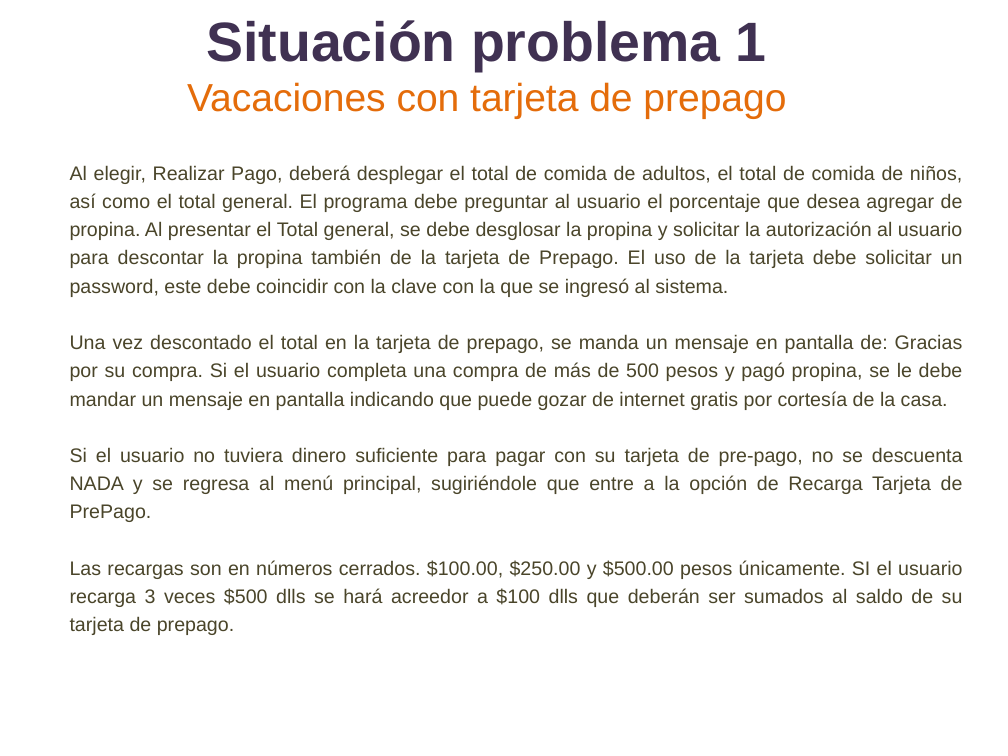
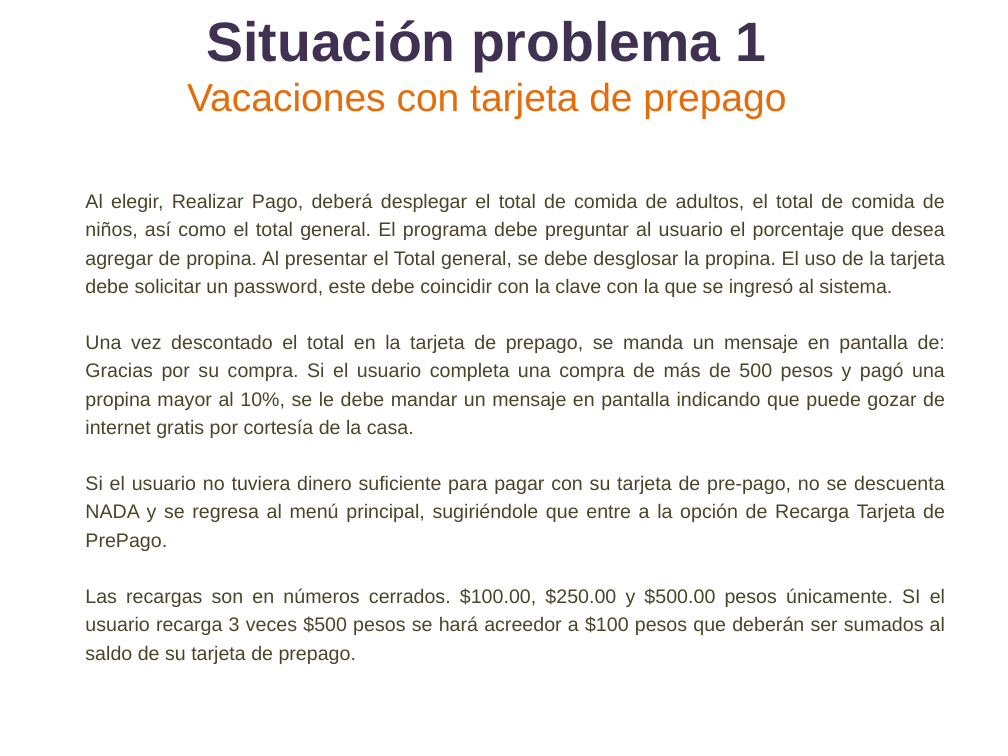
Before and after one commit to lizetheP/PensamientoC, a slide deck: slide 3 of Calendario2019/Presentaciones/Semana2/SITUACION1_F.pptx. Drawn at 1008x756 pixels with LibreOffice and Linux fonts; fonts in the diff are those of the drawing. Boxes give left, top, right and bottom in pixels: in the first picture for what was removed or moved away, otherwise in the second. Text is boxed around its words. In the diff, an @@ line names an element or a change of style, - is before the commit and + after.

```diff
--- a/Calendario2019/Presentaciones/Semana2/SITUACION1_F.pptx
+++ b/Calendario2019/Presentaciones/Semana2/SITUACION1_F.pptx
@@ text "Al elegir, Realizar Pago, deberá ...": place and size @@
-text "Al elegir, Realizar Pago, deberá ..." at (70, 165, 963, 635)
+text "Al elegir, Realizar Pago, deberá ..." at (85, 193, 945, 664)
@@ text at (85, 193, 945, 438): text changed @@
-Al elegir, Realizar Pago, deberá desplegar el total de comida de adultos, el total de comida de niños, así como el total general. El programa debe preguntar al usuario el porcentaje que desea agregar de propina. Al presentar el Total general, se debe desglosar la propina y solicitar la autorización al usuario para descontar la propina también de la tarjeta de Prepago. El uso de la tarjeta debe solicitar un password, este debe coincidir con la clave con la que se ingresó al sistema.
-Una vez descontado el total en la tarjeta de prepago, se manda un mensaje en pantalla de: Gracias por su compra. Si el usuario completa una compra de más de 500 pesos y pagó propina, se le debe mandar un mensaje en pantalla indicando que puede gozar de internet gratis por cortesía de la casa.
+Al elegir, Realizar Pago, deberá desplegar el total de comida de adultos, el total de comida de niños, así como el total general. El programa debe preguntar al usuario el porcentaje que desea agregar de propina. Al presentar el Total general, se debe desglosar la propina. El uso de la tarjeta debe solicitar un password, este debe coincidir con la clave con la que se ingresó al sistema.
+Una vez descontado el total en la tarjeta de prepago, se manda un mensaje en pantalla de: Gracias por su compra. Si el usuario completa una compra de más de 500 pesos y pagó una propina mayor al 10%, se le debe mandar un mensaje en pantalla indicando que puede gozar de internet gratis por cortesía de la casa.
@@ text at (85, 588, 945, 664): text changed @@
-Las recargas son en números cerrados. $100.00, $250.00 y $500.00 pesos únicamente. SI el usuario recarga 3 veces $500 dlls se hará acreedor a $100 dlls que deberán ser sumados al saldo de su tarjeta de prepago.
+Las recargas son en números cerrados. $100.00, $250.00 y $500.00 pesos únicamente. SI el usuario recarga 3 veces $500 pesos se hará acreedor a $100 pesos que deberán ser sumados al saldo de su tarjeta de prepago.
```
Also in this commit, not shown: 7 other slides changed, 5 slides added, 1 other file.
